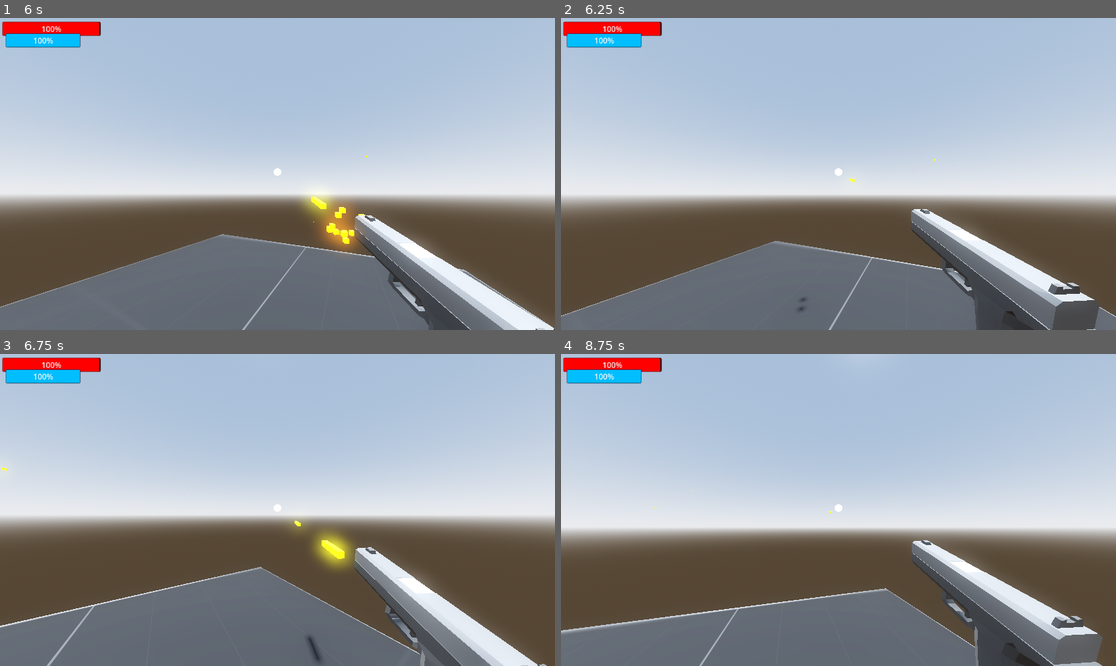
Above: before the commit, frames 1-4 (two rows, left to right).
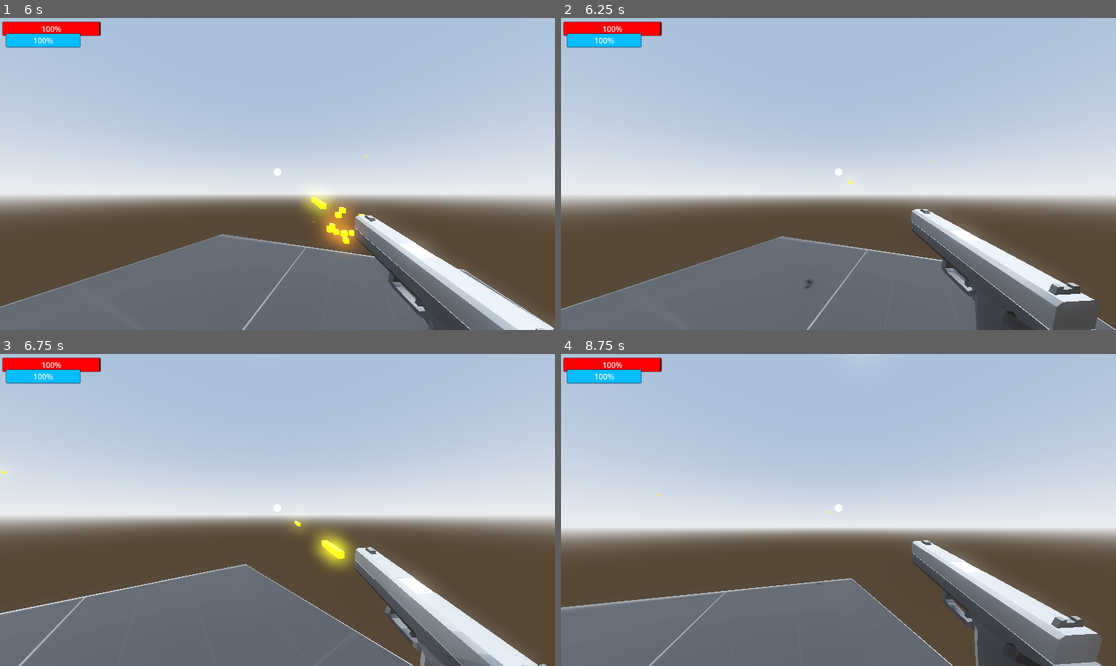
Above: after the commit, the same moments.

Repository: OliverSkogsrud/shooter
Game: Godot game, scene res://Scenes/world.tscn
Same seed, same stepped clock (60 frames per second), same inputs: the game is played once before the commit and once after it.
Inputs (mouse positions are in pixels of both pictures, inside the frame that each line leads up to):
- Up to frame 1 (6 s): tap Enter (ui_accept) at 0.5, 0.77, 1.52, 3.02, 3.77, 4.52 s; move the mouse to (305, 174) at 0.52 s; tap A (a) at 0.6, 3.8, 4.35 s; click (305, 174) at 0.67 s; tap D (d) at 0.8, 1.35, 4.55, 5.1 s; move the mouse to (249, 174) at 1.27 s; click (249, 174) at 1.42 s; tap S (s) at 1.55, 2.1, 5.3, 5.85 s; move the mouse to (288, 167) at 2.02 s; click (288, 167) at 2.17 s; tap Ctrl (slide) at 2.3, 2.85 s; move the mouse to (271, 180) at 2.77 s; click (271, 180) at 2.92 s; tap W (w) at 3.05, 3.6 s; move the mouse to (316, 177) at 3.52 s; click (316, 177) at 3.67 s; move the mouse to (233, 170) at 4.27 s; click (233, 170) at 4.42 s; move the mouse to (283, 174) at 5.02 s; click (283, 174) at 5.17 s; move the mouse to (255, 167) at 5.77 s; click (255, 167) at 5.92 s
- Up to frame 2 (6.25 s): tap Enter (ui_accept) at 6.02 s; tap Ctrl (slide) at 6.05 s
- Up to frame 3 (6.75 s): move the mouse to (305, 510) at 6.52 s; press the mouse at (305, 510) at 6.53 s
- Up to frame 4 (8.75 s): tap Enter (ui_accept) at 6.77, 7.52 s; tap W (w) at 6.8 s; move the mouse to (810, 510) at 7.27 s; release the mouse at (810, 510) at 7.28 s; tap Ctrl (slide) at 7.35 s; click (810, 510) at 7.42 s; tap A (a) at 7.55 s; move the mouse to (849, 503) at 8.02 s; tap Shift (sprint) at 8.1 s; click (849, 503) at 8.17 s; tap D (d) at 8.3 s

Frame 1 is identical in both runs. In frame 2, 1.9% of the frame differs, in the area x 0-100%, y 45-100%; in frame 3, 3.1%; in frame 4, 5.3%, in the area x 0-90%, y 43-100%.

Commit message:
still huge bug with sliding on slope but this is temporary fix

Diff:
--- a/scripts/player.gd
+++ b/scripts/player.gd
@@ -255,6 +255,11 @@
 		if get_floor_angle() >= 0.2 and sliding:
 			slide_speed = slide_speed + get_floor_angle() * 1.5
 
+		if not is_on_floor():
+			sliding = false
+			can_slide = true
+			state = RUN
+
 		if slide_speed > 10:
 			slide_speed = 1
 
